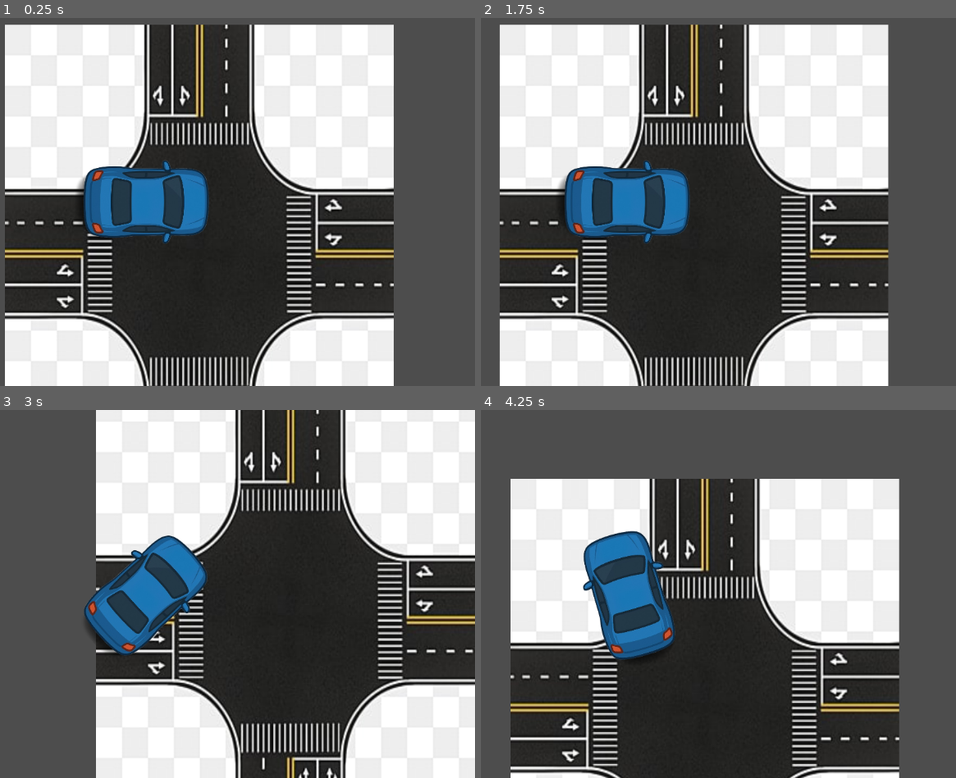
Above: before the commit, frames 1-4 (two rows, left to right).
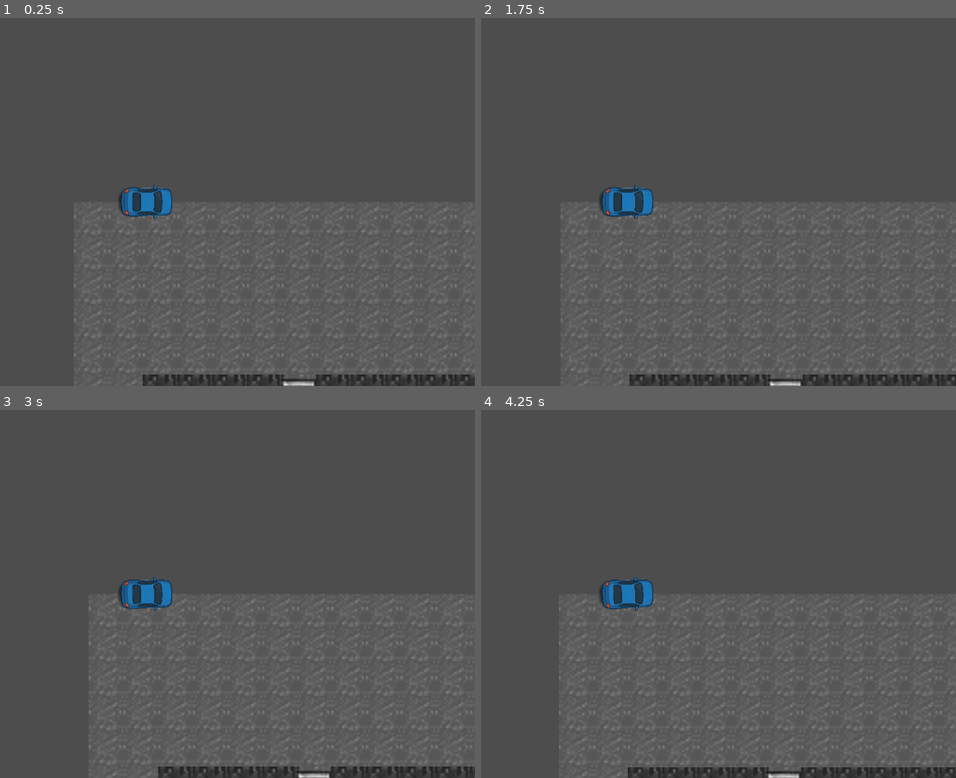
Above: after the commit, the same moments.

Repository: NegriuAndrei/GTA
Game: Godot game, scene res://map.tscn
Two runs of this game, one before a commit and one after it. Both use one fixed random seed, a clock stepped at 60 frames per second and the inputs below. Before the commit the project starts from res://world.tscn.
Inputs:
- Up to frame 1 (0.25 s): no input
- Up to frame 2 (1.75 s): tap Enter at 0.5 s; hold Right (move_right) 0.53-1.28 s; tap Space at 1.25 s; hold Down (move_down) from 1.28 s (still down)
- Up to frame 3 (3 s): release Down (move_down) at 2.03 s; hold Right (move_right) 2.03-2.78 s; hold Up (move_up) from 2.78 s (still down)
- Up to frame 4 (4.25 s): release Up (move_up) at 3.53 s; hold Left (move_left) from 3.53 s (still down)

The runs differ from the first frame. In frame 1, 79% of the frame differs, in the area x 1-100%, y 1-100%; in frame 2, 79%; in frame 3, 78%; in frame 4, 65%.

Commit message:
Car movement update

Diff:
--- a/gta/car.tscn
+++ b/gta/car.tscn
@@ -4,14 +4,16 @@
 [ext_resource type="Texture2D" uid="uid://cg54ep80m6nnh" path="res://assets/cars/car1.png" id="2_2c62f"]
 
 [sub_resource type="RectangleShape2D" id="RectangleShape2D_gyfs4"]
-size = Vector2(208, 410)
+size = Vector2(397, 213)
 
 [sub_resource type="CircleShape2D" id="CircleShape2D_uoj53"]
 radius = 158.202
 
 [node name="CharacterBody2D" type="CharacterBody2D"]
+position = Vector2(2, 0)
+scale = Vector2(0.055, 0.055)
 script = ExtResource("1_0f027")
-friction = -160
+engine_power = 340
 slip_speed = 35
 
 [node name="Sprite2D" type="Sprite2D" parent="."]
@@ -19,10 +21,11 @@
 texture = ExtResource("2_2c62f")
 
 [node name="CollisionShape2D" type="CollisionShape2D" parent="."]
-position = Vector2(3, 5)
+position = Vector2(-14.5, -0.5)
 shape = SubResource("RectangleShape2D_gyfs4")
 
 [node name="Area2D" type="Area2D" parent="."]
 
 [node name="CollisionShape2D" type="CollisionShape2D" parent="Area2D"]
+visible = false
 shape = SubResource("CircleShape2D_uoj53")
--- a/gta/map.tscn
+++ b/gta/map.tscn
@@ -1,6 +1,7 @@
-[gd_scene load_steps=4 format=4 uid="uid://uqdpcjl7yspt"]
+[gd_scene load_steps=5 format=4 uid="uid://uqdpcjl7yspt"]
 
 [ext_resource type="Texture2D" uid="uid://bs1bypfpmxmf0" path="res://DarkRoad.png" id="1_c7s6e"]
+[ext_resource type="PackedScene" uid="uid://bii67q6vieu40" path="res://car.tscn" id="2_wijl4"]
 
 [sub_resource type="TileSetAtlasSource" id="TileSetAtlasSource_wijl4"]
 texture = ExtResource("1_c7s6e")
@@ -76,3 +77,8 @@
 [node name="TileMapLayer" type="TileMapLayer" parent="Map"]
 tile_map_data = PackedByteArray("AAAAAAAAAAAAAAAAAAABAAAAAAAAAAAAAAACAAAAAAAAAAAAAAACAAEAAAAAAAAAAAADAAEAAAAAAAAAAAAEAA …(48464 unchanged characters)…
 tile_set = SubResource("TileSet_e0an3")
+
+[node name="CharacterBody2D" parent="." instance=ExtResource("2_wijl4")]
+
+[node name="Camera2D" type="Camera2D" parent="CharacterBody2D"]
+zoom = Vector2(3.805, 3.805)
--- a/gta/project.godot
+++ b/gta/project.godot
@@ -11,7 +11,7 @@
 [application]
 
 config/name="GTA"
-run/main_scene="uid://bl3pso8odkqsg"
+run/main_scene="uid://uqdpcjl7yspt"
 config/features=PackedStringArray("4.4", "GL Compatibility")
 config/icon="res://icon.svg"
 
